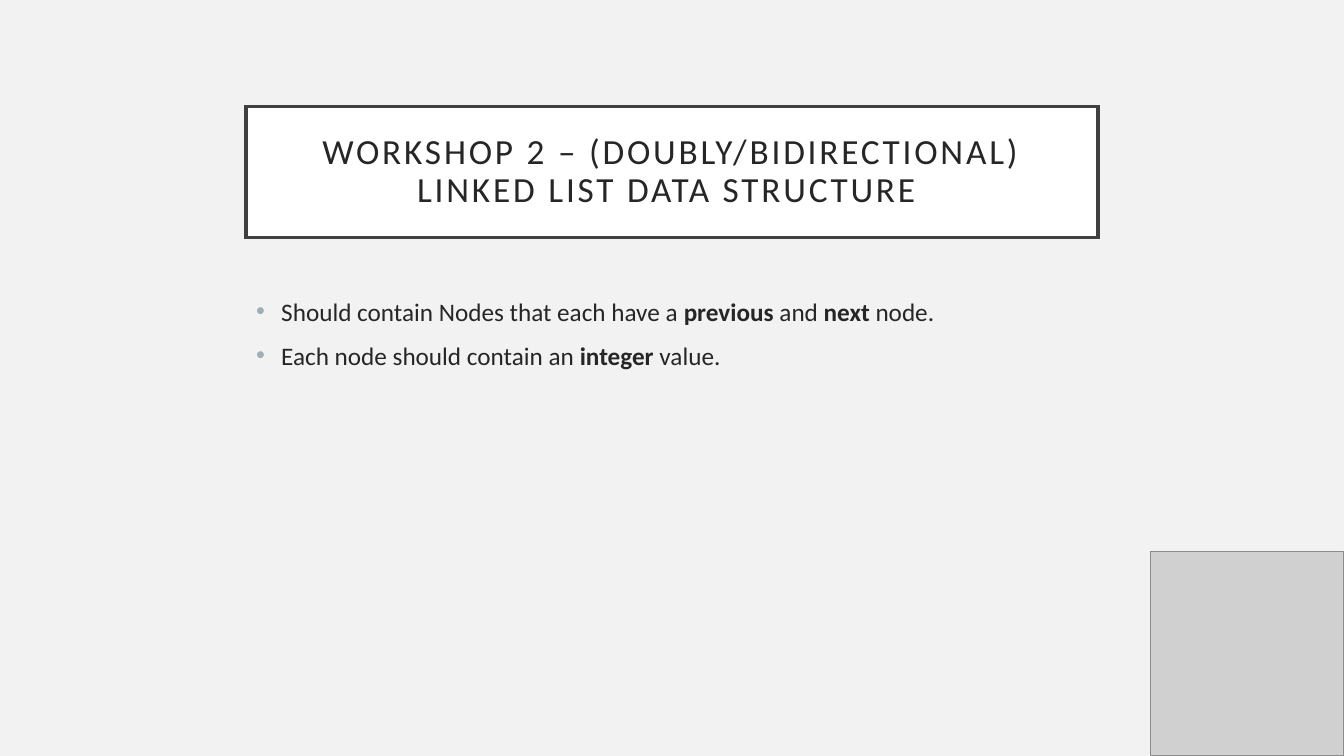
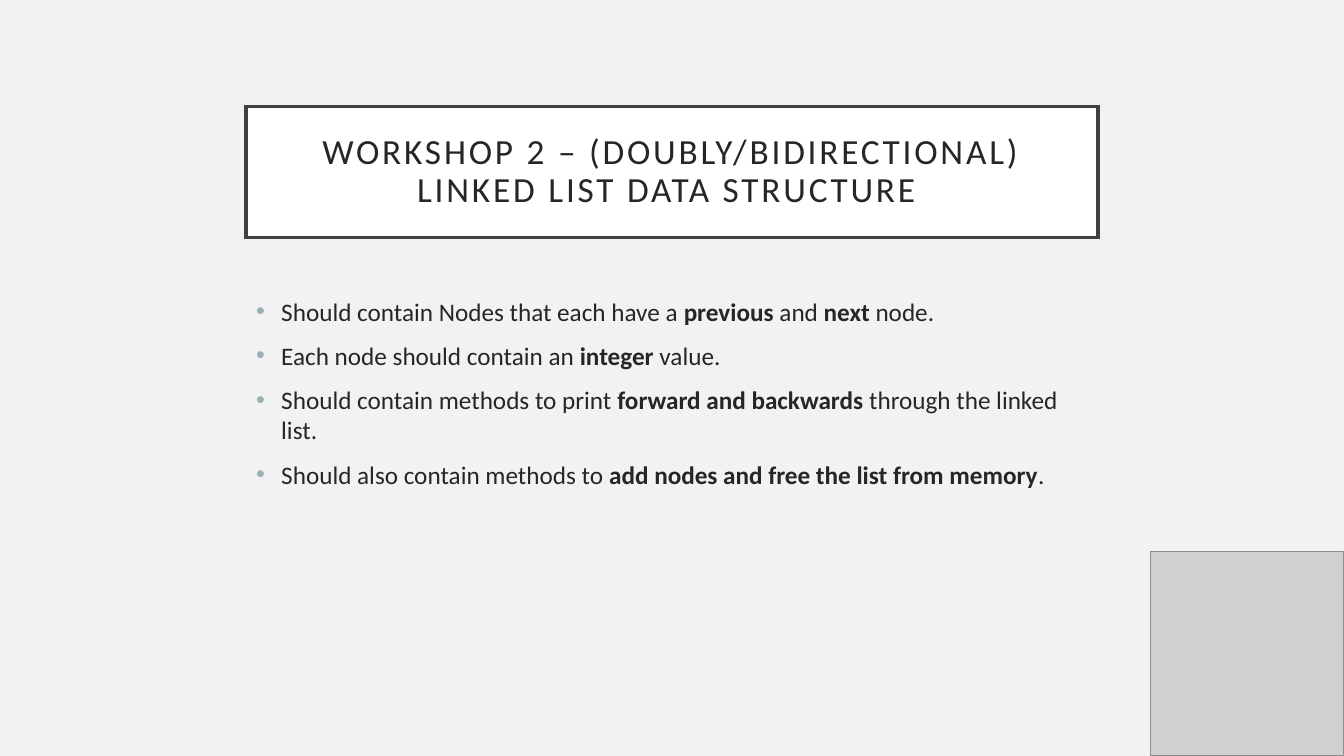
Before and after one commit to SLHCC/c-workshop, a slide deck: slide 18 of ppt/C Workshop.pptx. Drawn at 1344x756 pixels with LibreOffice and Linux fonts; fonts in the diff are those of the drawing; grey boxes stand for pictures. Boxes give left, top, right and bottom in pixels: in the first picture for what was removed or moved away, otherwise in the second. Text is boxed around its words. In the diff, an @@ line names an element or a change of style, - is before the commit and + after.

Commit message:
Updated ppt

```diff
--- a/ppt/C Workshop.pptx
+++ b/ppt/C Workshop.pptx
@@ text at (x1=281, y1=391, x2=1057, y2=488): paragraphs added @@
+• Should contain methods to print forward and backwards through the linked list.
+• Should also contain methods to add nodes and free the list from memory.
```
Also in this commit, not shown: 6 slides added, 1 other file.
